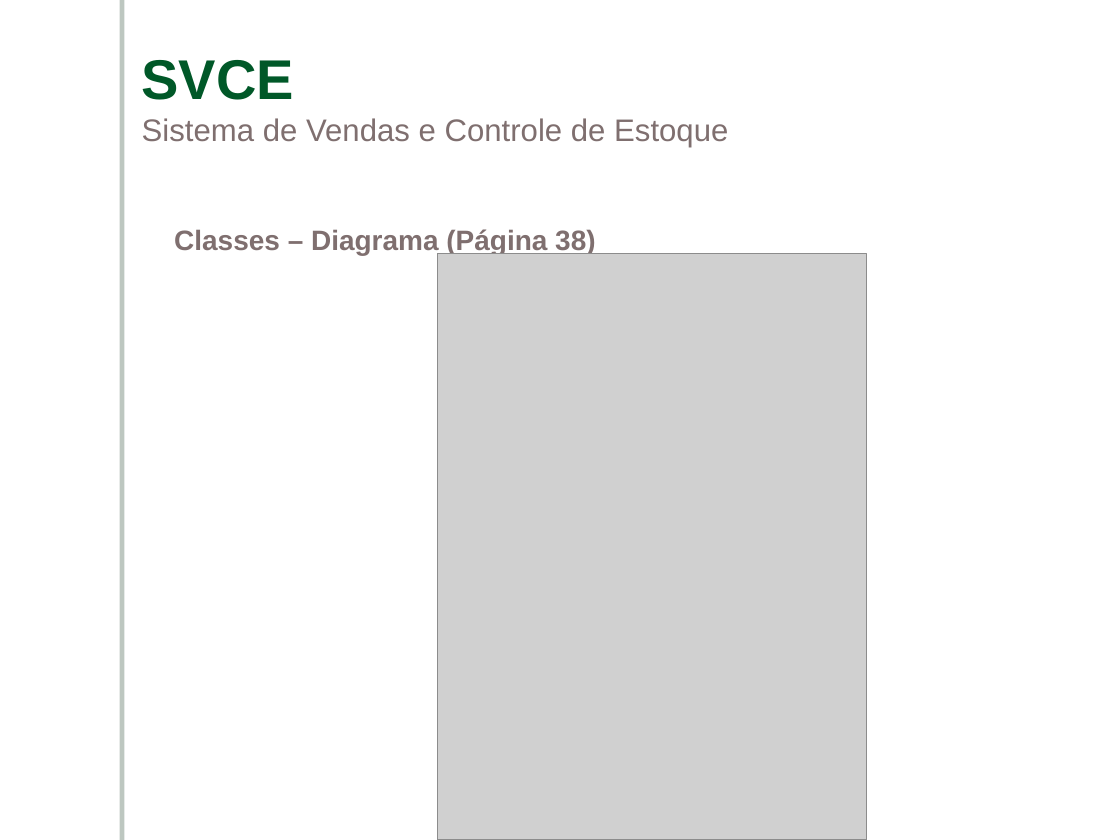
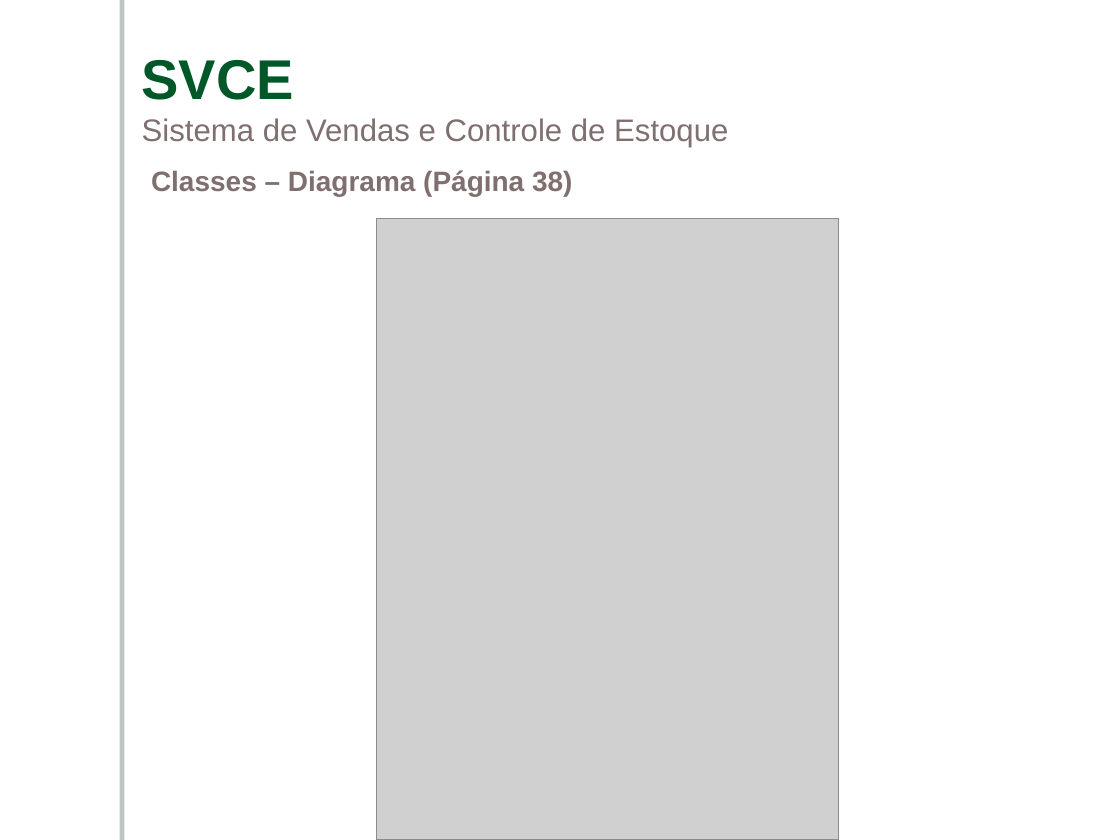
Before and after one commit to ViniciusConsultor/contentsystem, a slide deck: slide 6 of documentacao/Apresentação/Apresentacao-SVCE.ppt. Drawn at 1120x840 pixels with LibreOffice and Linux fonts; fonts in the diff are those of the drawing; grey boxes stand for pictures; background and template pictures are left out. Boxes give left, top, right and bottom in pixels: in the first picture for what was removed or moved away, otherwise in the second. Text is boxed around its words. In the diff, an @@ line names an element or a change of style, - is before the commit and + after.

```diff
--- a/documentacao/Apresentação/Apresentacao-SVCE.ppt
+++ b/documentacao/Apresentação/Apresentacao-SVCE.ppt
@@ text "Classes – Diagrama (Página 38)": place and size @@
-text "Classes – Diagrama (Página 38)" at <box>174,229,595,256</box>
+text "Classes – Diagrama (Página 38)" at <box>151,170,572,196</box>
@@ picture: place and size @@
-picture at <box>438,254,867,840</box>
+picture at <box>376,218,839,840</box>
```
